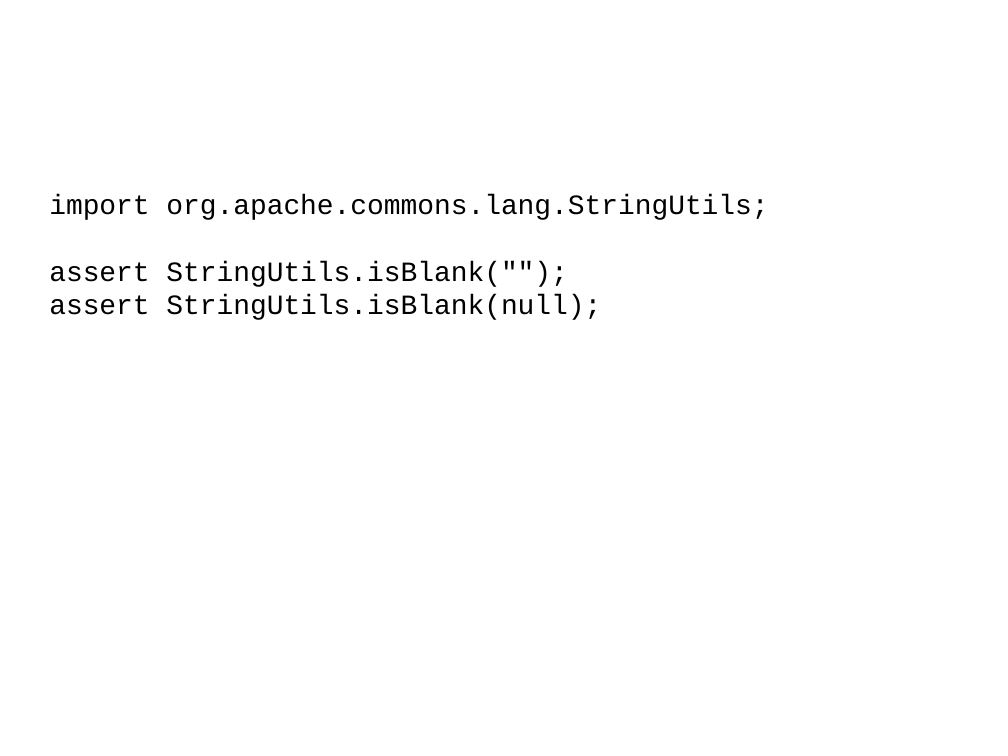
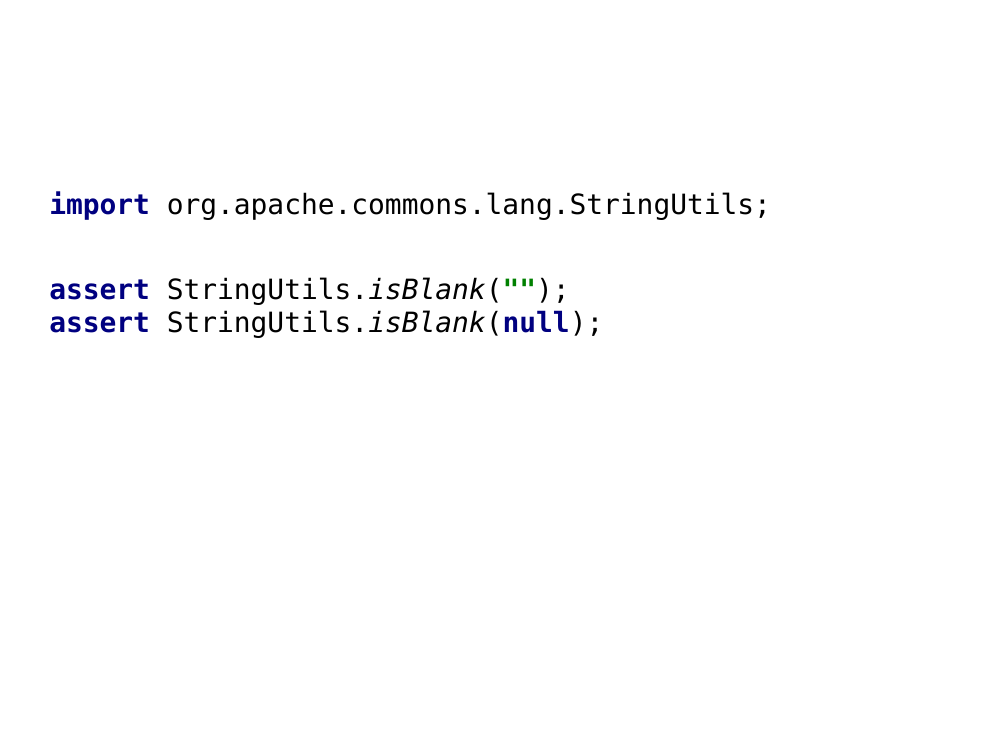
Before and after one commit to HamletDRC/presentations, a slide deck: slide 10 of javaboilerplatebusters/BoilerPlateBusters_Confess.odp (slide 9 before the commit). Drawn at 1008x756 pixels with LibreOffice and Linux fonts; fonts in the diff are those of the drawing; background and template pictures are left out. Boxes give left, top, right and bottom in pixels: in the first picture for what was removed or moved away, otherwise in the second. Text is boxed around its words. In the diff, an @@ line names an element or a change of style, - is before the commit and + after.

```diff
--- a/javaboilerplatebusters/BoilerPlateBusters_Confess.odp
+++ b/javaboilerplatebusters/BoilerPlateBusters_Confess.odp
@@ subtitle at [49, 191, 771, 219]: font Courier New to DejaVu Sans Mono in "import org.apache.commons.lang.StringUtils;"; text colour #000000 to #000080, bold on in "import"; more space between paragraphs @@
@@ subtitle at [49, 277, 604, 338]: text changed; font Courier New to DejaVu Sans Mono @@
-assert StringUtils.isBlank("");
-assert StringUtils.isBlank(null);
+assert StringUtils.isBlank("");
+assert StringUtils.isBlank(null);
```
Also in this commit, not shown: 22 other slides changed, 12 slides added, 21 other files.
